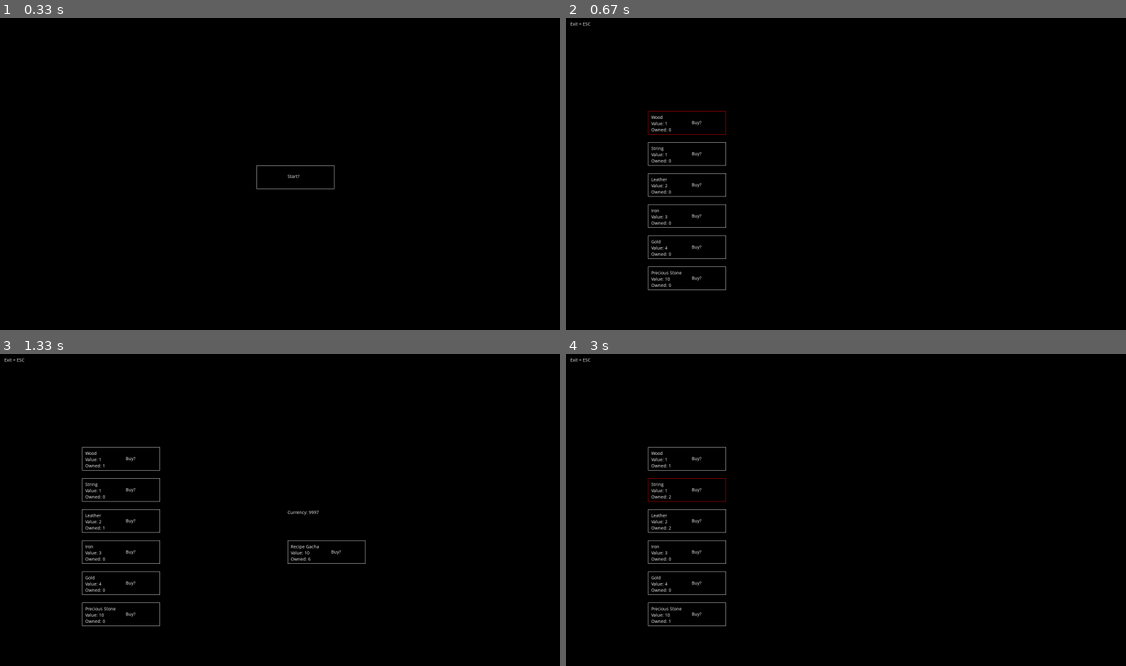
Above: before the commit, frames 1-4 (two rows, left to right).
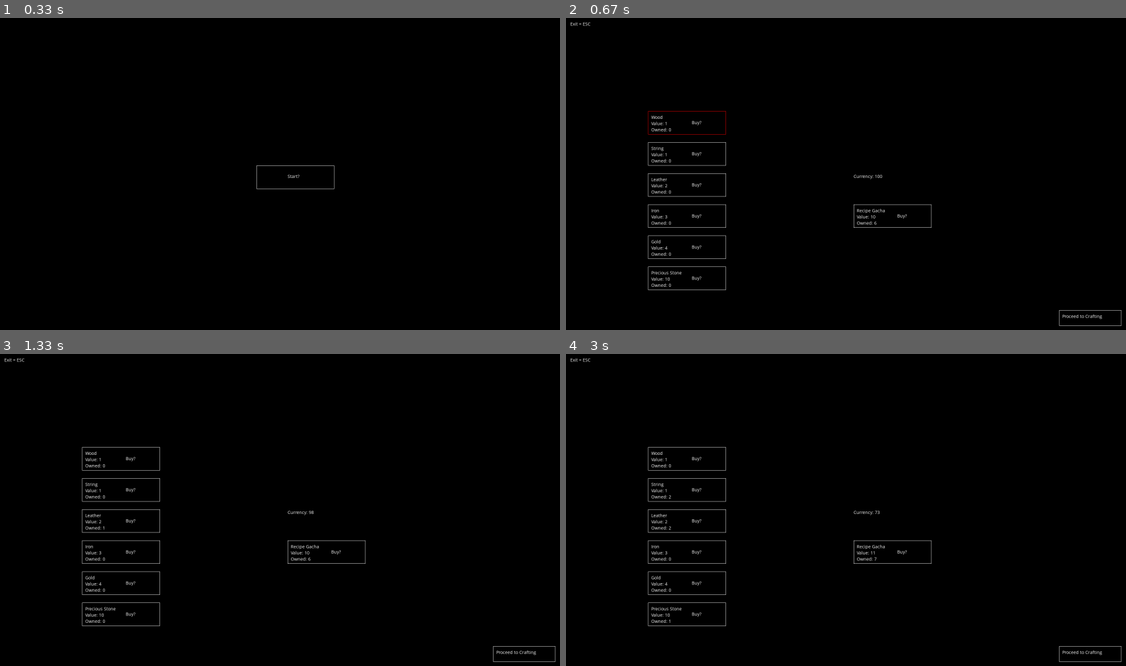
Above: after the commit, the same moments.

Repository: ArKynn/Fantasy-Battle-Defense-Dealer
Game: pygame game, started from Pygame_ui.py
Same seed, same stepped clock (60 frames per second), same inputs: the game is played once before the commit and once after it.
Inputs (mouse positions are in pixels of both pictures, inside the frame that each line leads up to):
- Up to frame 1 (0.33 s): no input
- Up to frame 2 (0.67 s): press the mouse at (862, 177) at 0.37 s; move the mouse to (762, 149) at 0.47 s; release the mouse at (666, 124) at 0.6 s
- Up to frame 3 (1.33 s): press the mouse at (123, 519) at 0.7 s; move the mouse to (280, 460) at 0.8 s; release the mouse at (436, 397) at 0.93 s; press the mouse at (526, 653) at 1.03 s; move the mouse to (414, 634) at 1.13 s; release the mouse at (308, 619) at 1.27 s
- Up to frame 4 (3 s): press the mouse at (890, 550) at 1.37 s; move the mouse to (913, 494) at 1.47 s; release the mouse at (935, 435) at 1.6 s; press the mouse at (689, 612) at 1.7 s; move the mouse to (728, 500) at 1.8 s; release the mouse at (767, 385) at 1.93 s; press the mouse at (689, 519) at 2.03 s; move the mouse to (801, 466) at 2.13 s; release the mouse at (918, 410) at 2.27 s; press the mouse at (689, 488) at 2.37 s; move the mouse to (756, 435) at 2.47 s; release the mouse at (829, 385) at 2.6 s; press the mouse at (689, 488) at 2.7 s; move the mouse to (661, 481) at 2.8 s; release the mouse at (633, 475) at 2.93 s

Frame 1 is identical in both runs. In frame 2, 0.4% of the frame differs, in the area x 51-100%, y 50-99%; in frame 3, 0.1%; in frame 4, 0.5%, in the area x 14-100%, y 35-99%.

Commit message:
Added buymenu and alpha ver of craftmenu

Diff:
--- a/Items_and_Inventory.py
+++ b/Items_and_Inventory.py
@@ -132,7 +132,7 @@
         self.money = money
         self.craftexp = craftexp
 
-playerinventory = playerinventory(10000, 0)
+playerinventory = playerinventory(100, 0)
 
 #print(f"{itemtypes[1][1][1].name}")
 
--- a/Pygame_ui.py
+++ b/Pygame_ui.py
@@ -1,21 +1,26 @@
 def exitgamecheck(): #If ESC is pressed, shutsdown program
-    for event in pygame.event.get():
-        if event.type == pygame.KEYDOWN and event.key==pygame.K_ESCAPE:
+    global mouse1
+    for event in pygame.event.get(eventtype=KEYDOWN):
+        if event.key==pygame.K_ESCAPE:
             pygame.quit()
             sys.exit()
 
-#Checks for mouse position, lights up rectangle in red and checks if mouse is pressed
+#Checks for mouse position, lights up button in red and checks if mouse is pressed
 def checkmousestate(rectanglearea): #Based on answer by skrx on StackOverfow (https://stackoverflow.com/questions/44998943/how-to-check-if-the-mouse-is-clicked-in-a-certain-area-pygame)
+    global mouse1
     if rectanglearea.collidepoint(pygame.mouse.get_pos()):
         pygame.draw.rect(display, 'red', rectanglearea, 1)
-        if pygame.mouse.get_pressed()[0]:
-            return True
+        for event in pygame.event.get(eventtype=MOUSEBUTTONDOWN):
+            if event.button == 1:
+                return True
 
-def starting(): #Starting screen
+
+def starting(): #Starting screen, renders a simple starting button
     starting = True
     while starting == True:
         exitgamecheck()
         display.fill('black')
+
         display.blit(font.render("Start?", True, 'white'), [displayx / 2, displayy / 2])
         pygame.draw.rect(display, 'white', startarea, 1)
 
@@ -26,6 +31,21 @@
         clock.tick(60)
 
 def buymenu(): #Buymenu screen
+
+    #these are the areas where the different buttons will be located
+    woodarea = pygame.Rect(300, displayy/2 - 200, 250, 75)
+    stringarea = pygame.Rect(woodarea[0], woodarea[1] +100, 250, 75)
+    leatherarea = pygame.Rect(woodarea[0], woodarea[1] +200, 250, 75)
+    ironarea = pygame.Rect(woodarea[0], woodarea[1] +300, 250, 75)
+    goldarea = pygame.Rect(woodarea[0], woodarea[1] +400, 250, 75)
+    precisousarea = pygame.Rect(woodarea[0], woodarea[1] +500, 250, 75)
+
+    materialareas = (woodarea, stringarea, leatherarea, ironarea, goldarea, precisousarea)
+
+    recipegachaarea = pygame.Rect(displayx/2, displayy/2 + 100, 250, 75)
+
+    gotocrafingarea = pygame.Rect(displayx- 300, displayy - 100, 200, 50)
+
     buymenu = True
     while buymenu == True:
 
@@ -46,34 +66,68 @@
             if checkmousestate(materialarea) == True:
                 index = materialareas.index(materialarea)
                 material = Items_and_Inventory.allmaterials[index]
-                if BuyCraftandSell.buy_materials(material) == True:
-                    pass
-                else:
-                    pass #render error message
-                pygame.time.wait(150)
-                print(str(materialarea))
+                BuyCraftandSell.buy_materials(material)
 
         display.blit(font.render(F"Currency: {Items_and_Inventory.playerinventory.money}", True, 'white'), (displayx/2, displayy/2))
 
         display.blit(font.render(F"Recipe Gacha", True, 'white'), (recipegachaarea[0] + 10, recipegachaarea[1] + 10))
         display.blit(font.render(f"Value: {4 + len(Items_and_Inventory.OwnedRecipes)}", True, 'white'),[recipegachaarea[0] + 10, recipegachaarea[1] + 30])
         display.blit(font.render(f"Owned: {len(Items_and_Inventory.OwnedRecipes)}", True, 'white'),[recipegachaarea[0] + 10, recipegachaarea[1] + 50])
-        display.blit(font.render(f"Buy?", True, 'white'),[recipegachaarea[0] + 140, recipegachaarea[1] + 27])
+        if len(Items_and_Inventory.allrecipes) != len(Items_and_Inventory.OwnedRecipes):
+            display.blit(font.render(f"Buy?", True, 'white'),[recipegachaarea[0] + 140, recipegachaarea[1] + 27])
+        else:
+            display.blit(font.render(f"All recipes owned", True, 'white'),[recipegachaarea[0] + 110, recipegachaarea[1] + 27])
         pygame.draw.rect(display, 'white', recipegachaarea, 1)
 
-        if checkmousestate(recipegachaarea) == True:
-            if Items_and_Inventory.playerinventory.money >= 4 + len(Items_and_Inventory.OwnedRecipes):
-                pass
+
+        if len(Items_and_Inventory.allrecipes) != len(Items_and_Inventory.OwnedRecipes):
+            if checkmousestate(recipegachaarea) == True:
+                if Items_and_Inventory.playerinventory.money >= 4 + len(Items_and_Inventory.OwnedRecipes):
+                    rolling = True
+                    while rolling == True:
+                        boughtrecipe = random.choice(Items_and_Inventory.allrecipes)
+                        if boughtrecipe not in Items_and_Inventory.OwnedRecipes:
+                            Items_and_Inventory.OwnedRecipes.append(boughtrecipe)
+                            Items_and_Inventory.playerinventory.money += -(4 + len(Items_and_Inventory.OwnedRecipes))
+                            rolling = False
+
+        display.blit(font.render(f"Proceed to Crafting", True, 'white'), (gotocrafingarea[0] + 10, gotocrafingarea[1] + 10))
+        pygame.draw.rect(display, 'white', gotocrafingarea, 1)
+        if checkmousestate(gotocrafingarea) == True:
+            buymenu == False
 
         pygame.display.flip()
         clock.tick(60)
 
+def craftmenu():
+    equipmenttypearea = pygame.Rect(displayx / 4, displayy / 2, 175, 75)
+    typeupbutton = pygame.Rect(displayx / 4, displayy / 2, 75, 30)
+    typedownbutton = pygame.Rect(displayx / 4, displayy / 2 + 45, 75, 30)
+    equipmentlvlarea = pygame.Rect(displayx / 4 + 275, displayy / 2, 75, 75)
+    lvlupbutton = pygame.Rect(displayx / 4 + 350, displayy / 2, 75, 30)
+    lvldownbutton = pygame.Rect(displayx / 4 + 350, displayy / 2 + 45, 75, 30)
+    recipematerialarea = pygame.Rect(displayx / 4, displayy / 2 + 100, 250, 30)
+    craftbutton =  pygame.Rect(displayx / 4 + 475, displayy / 2, 75, 30)
+    gotosellbutton = pygame.Rect(displayx- 300, displayy - 100, 200, 50)
+
+    selectedequipmenttype = "not yet"
+    selectedequipmentlvl = "null"
+
+    display.blit(font.render(f"{selectedequipmenttype}", True, 'white'), (equipmenttypearea[0] + 10, equipmentlvlarea[1] + 10))
+
+    display.blit(font.render(f"{selectedequipmentlvl}", True, 'white'), (equipmenttypearea[0] + 10, equipmentlvlarea[1] + 10))
 
 
+    craftmenu = True
+    while craftmenu == True:
 
+        exitgamecheck()
+        display.fill('black')
+        display.blit(font.render("Exit = ESC", True, 'white'),[50,50])
 
+        pass
 
-import pygame, sys, Items_and_Inventory, BuyCraftandSell
+import pygame, sys, Items_and_Inventory, BuyCraftandSell, random
 from pygame.locals import *
 pygame.font.init()
 pygame.init()
@@ -85,18 +139,10 @@
 
 font = pygame.font.SysFont('Comic Sans MS', 15)
 startarea = pygame.Rect(displayx/2 - 100, displayy/2 - 25, 250, 75)
+
 win = False #This will turn true when the player has reached the win condition, otherwise it just enables looping the game
 
-woodarea = pygame.Rect(300, displayy/2 - 200, 250, 75)
-stringarea = pygame.Rect(woodarea[0], woodarea[1] +100, 250, 75)
-leatherarea = pygame.Rect(woodarea[0], woodarea[1] +200, 250, 75)
-ironarea = pygame.Rect(woodarea[0], woodarea[1] +300, 250, 75)
-goldarea = pygame.Rect(woodarea[0], woodarea[1] +400, 250, 75)
-precisousarea = pygame.Rect(woodarea[0], woodarea[1] +500, 250, 75)
 
-materialareas = (woodarea, stringarea, leatherarea, ironarea, goldarea, precisousarea)
-
-recipegachaarea = pygame.Rect(displayx/2, displayy/2 + 100, 250, 75)
 
 while True:
     starting()
@@ -104,5 +150,7 @@
     while win == False:
         buymenu()
 
+        craftmenu()
+
     pygame.display.flip()
     clock.tick(60)
